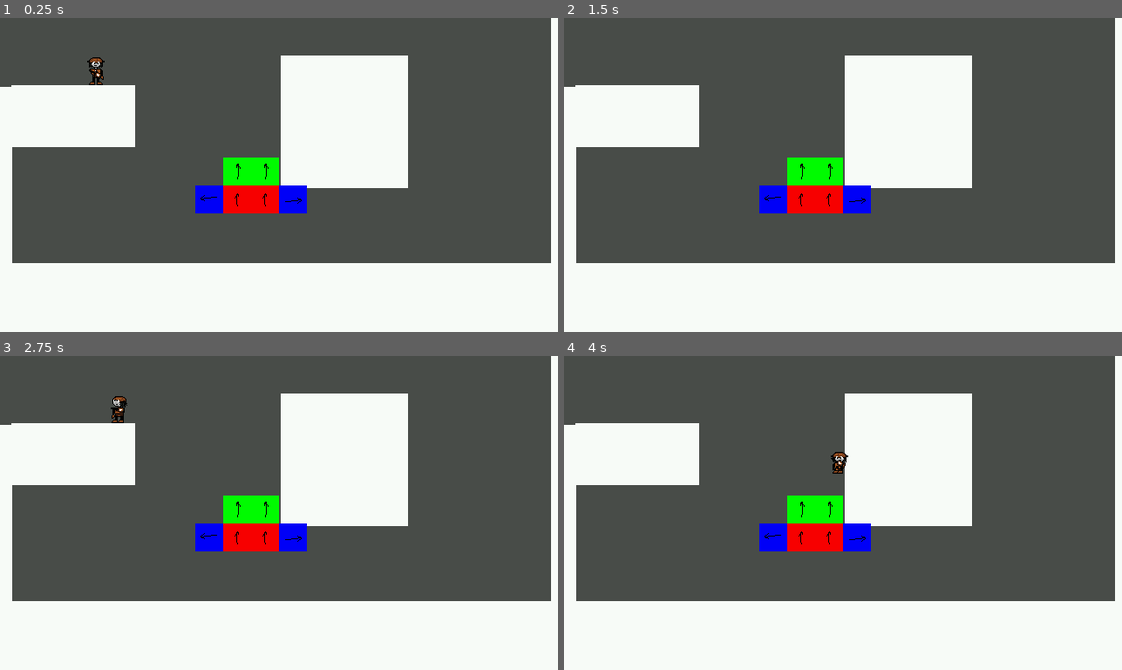
Above: before the commit, frames 1-4 (two rows, left to right).
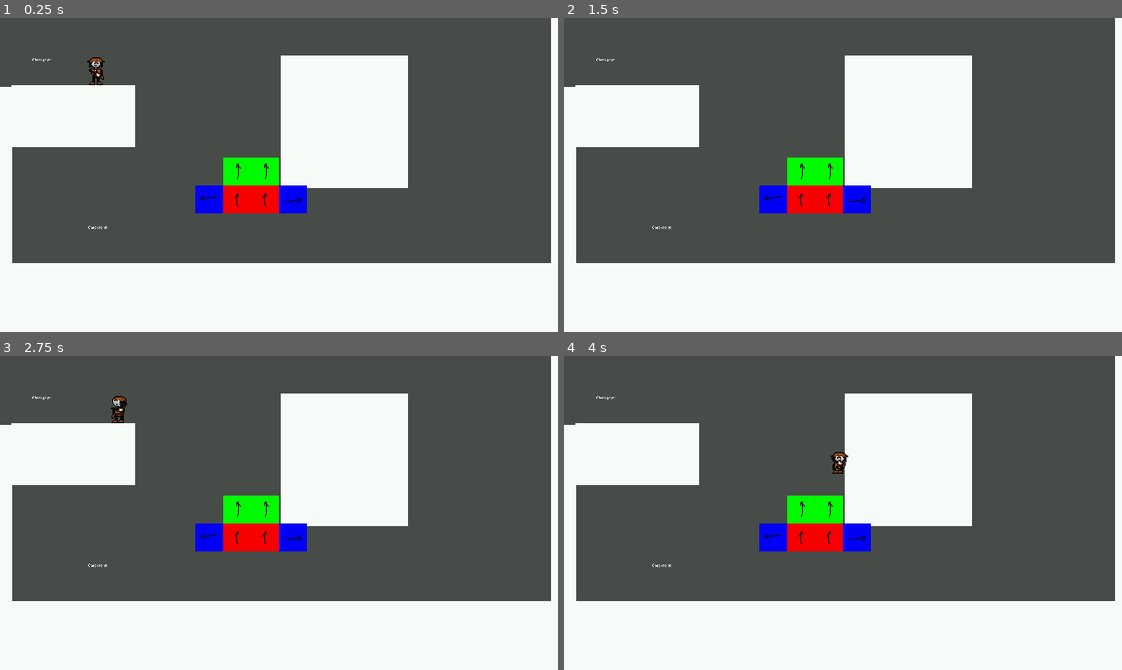
Above: after the commit, the same moments.

Repository: chars-at-last/Platforming-Game
Game: Godot game, scene res://nodes/scenes/game_manager.tscn
The game is run twice, just before and just after one commit, with the same random seed, the same clock (stepped at 60 frames per second) and the same inputs. The engine's default icon, where the game draws it, is replaced by a stand-in: a white triangle on a blue panel in a dark square.
Inputs (mouse positions are in pixels of both pictures, inside the frame that each line leads up to):
- Up to frame 1 (0.25 s): no input
- Up to frame 2 (1.5 s): tap Enter at 0.5 s; move the mouse to (965, 159) at 0.52 s; hold D (move_right) from 0.53 s (still down); click (965, 159) at 0.6 s; tap Space (jump) at 0.77 s; move the mouse to (731, 190) at 1.27 s; tap S (look_down) at 1.35 s
- Up to frame 3 (2.75 s): tap Space (jump) at 1.52, 2 s; move the mouse to (334, 443) at 2.02 s; release D (move_right) at 2.03 s; hold A (move_left) from 2.03 s (still down); hold W (look_up) from 2.03 s (still down)
- Up to frame 4 (4 s): move the mouse to (815, 575) at 2.77 s; release A (move_left) at 2.78 s; release W (look_up) at 2.78 s; hold D (move_right) from 2.78 s (still down); click (815, 575) at 2.85 s; tap Space (jump) at 3.02, 3.77 s; move the mouse to (1010, 560) at 3.52 s; hold S (look_down) from 3.53 s (still down)

The runs differ from the first frame. In frame 1, less than 0.1% of the frame differs, in the area x 5-20%, y 12-68%; in frame 2, less than 0.1%; in frame 3, less than 0.1%; in frame 4, less than 0.1%.

Commit message:
Like a Line or Two

Diff:
--- a/nodes/scenes/game_manager.tscn
+++ b/nodes/scenes/game_manager.tscn
@@ -117,5 +117,21 @@
 tile_map_data = PackedByteArray(0, 0, 3, 0, 7, 0, 0, 0, 0, 0, 0, 0, 1, 0, 1, 0, 1, 0, 0, 0, 0, 0, 0, 0, 1, 0)
 tile_set = SubResource("TileSet_wq2bi")
 
+[node name="RichTextLabel" type="RichTextLabel" parent="CheckPoint"]
+offset_left = 37.0
+offset_top = 45.0
+offset_right = 127.0
+offset_bottom = 68.0
+scale = Vector2(0.25, 0.25)
+text = "Checkpoint"
+
+[node name="RichTextLabel2" type="RichTextLabel" parent="CheckPoint"]
+offset_left = 101.0
+offset_top = 237.0
+offset_right = 191.0
+offset_bottom = 260.0
+scale = Vector2(0.25, 0.25)
+text = "Checkpoint"
+
 [connection signal="body_entered" from="CheckPoint/Area2D" to="CheckPoint/Area2D" method="_on_body_entered"]
-[connection signal="body_entered" from="CheckPoint/@Area2D@74601" to="CheckPoint/@Area2D@74601" method="_on_body_entered"]
+[connection signal="body_entered" from="CheckPoint/@Area2D@18534" to="CheckPoint/@Area2D@18534" method="_on_body_entered"]
--- a/nodes/scripts/check_point.gd
+++ b/nodes/scripts/check_point.gd
@@ -1,4 +1,4 @@
-extends Area2D
+class_name Checkpoint extends Area2D
 
 
 # Called when the node enters the scene tree for the first time.
--- a/nodes/scripts/level_manager.gd
+++ b/nodes/singletons/level_manager.gd
@@ -3,14 +3,19 @@
 
 # Variable(s)
 static var _cur_level: Level = null
+#static var _cur_checkpoint: Checkpoint = null
+
+# Signal(s)
+signal level_set
+signal checkpoint_set
 
 # Sets current level
 static func set_cur_level(level: Level) -> void:
 	_cur_level = level
-	GameManager.emit_signal("level_set", _cur_level)
+	LevelManager.emit_signal("level_set", _cur_level)
 
 # Gets current level
 static func get_cur_level() -> Level:
 	if not _cur_level:
-		await GameManager.level_set
+		await LevelManager.level_set
 	return _cur_level
--- a/project.godot
+++ b/project.godot
@@ -18,6 +18,7 @@
 
 [autoload]
 
+LevelManager="*res://nodes/singletons/level_manager.gd"
 SpawnPoint="*res://nodes/scripts/spawn_point.gd"
 
 [display]
